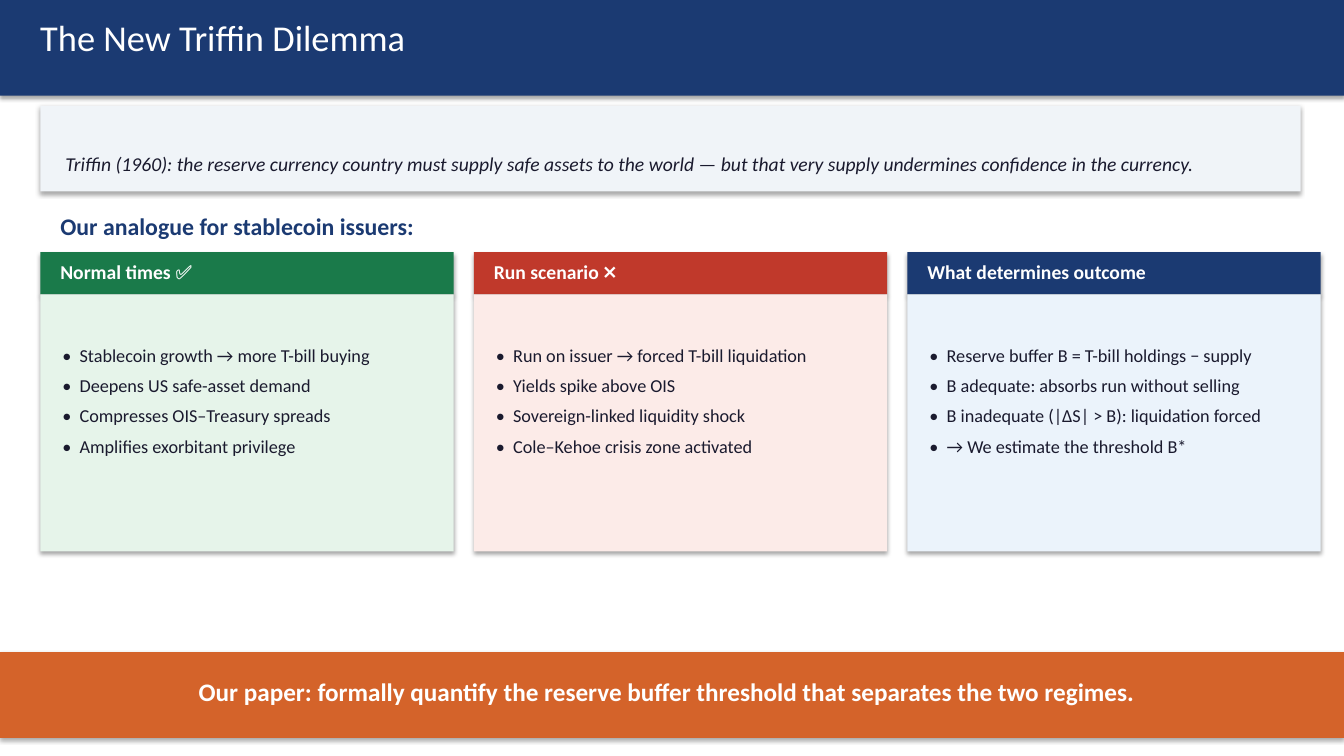
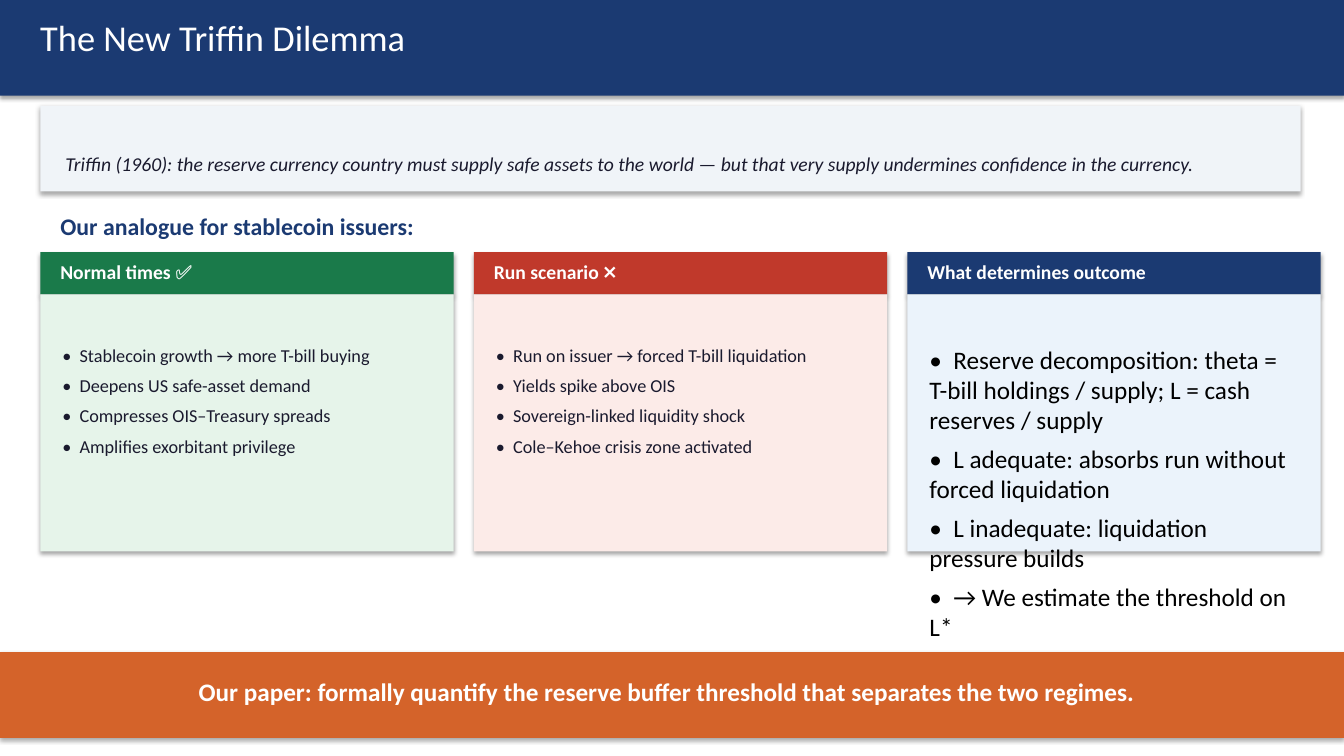
Before and after one commit to kimmireu0921/Stablecoins-and-the-Exorbitant-Privilege, a slide deck: slide 4 of 0512_Stablecoins_Presentation.pptx. Drawn at 1344x756 pixels with LibreOffice and Linux fonts; fonts in the diff are those of the drawing. Boxes give left, top, right and bottom in pixels: in the first picture for what was removed or moved away, otherwise in the second. Text is boxed around its words. In the diff, an @@ line names an element or a change of style, - is before the commit and + after.

Commit message:
Update threshold results and presentation files; add VSCode settings

```diff
--- a/0512_Stablecoins_Presentation.pptx
+++ b/0512_Stablecoins_Presentation.pptx
@@ text at bbox=[929, 351, 1287, 636]: text changed; size 13 to 18 pt; text colour #1A1A2E to #000000 @@
-• Reserve buffer B = T-bill holdings − supply
-• B adequate: absorbs run without selling
-• B inadequate (|ΔS| > B): liquidation forced
-• → We estimate the threshold B*
+• Reserve decomposition: theta = T-bill holdings / supply; L = cash reserves / supply
+• L adequate: absorbs run without forced liquidation
+• L inadequate: liquidation pressure builds
+• → We estimate the threshold on L*
```
Also in this commit, not shown: 6 other slides changed, 4 other files.
